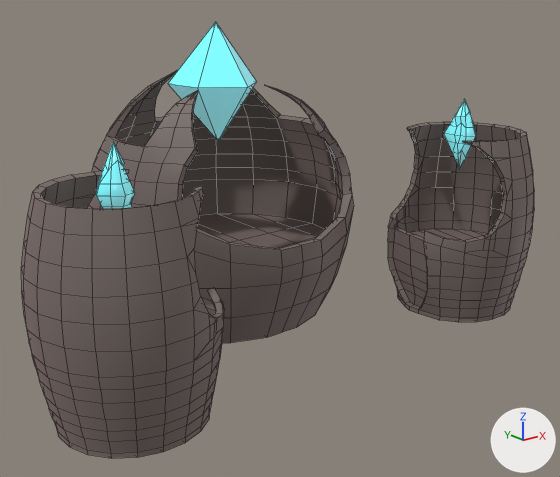
The FBX model Assets/!Assets/EnemyAnims/LobberAnims/KF_Anim_Lobber_Slam.fbx, before and after one commit.
The view is the same before and after, from a camera (50 mm lens) standing at (-22.1, -30.7, 16.2) and looking at (0.3, -2.6, 5.0). The axes (+X, +Y, +Z) are drawn at lower right. The lights are the same throughout. Mesh edges are drawn as thin lines. Where no turn or scale is listed for an object, it has been applied to the vertices.

Names of what the first picture shows: 'Body', 'CrystalArm_L', 'CrystalArm_R', 'CrystalHead', 'Leftarm', 'RightArm'.
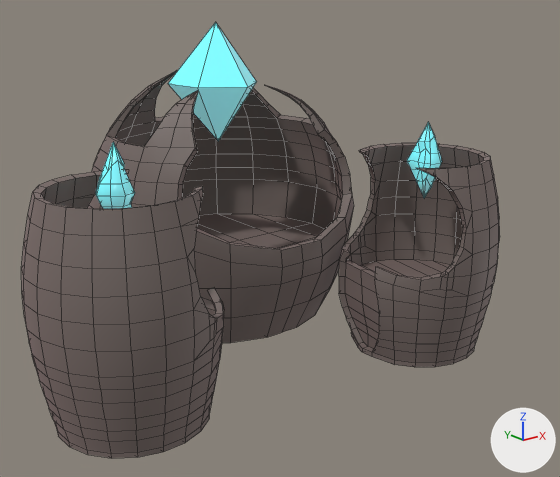
What differs and where, as boxes [x1, y1, x2, y2] in the pictures (560 x 477 px):
'RightArm', moved
    before: [388, 122, 534, 322]
    after: [339, 143, 500, 367]
'CrystalArm_R', moved
    before: [444, 99, 476, 169]
    after: [407, 122, 442, 198]

The change, as a diff of the scene's bpy script:
```diff
--- a/Assets/!Assets/EnemyAnims/LobberAnims/KF_Anim_Lobber_Slam.fbx.py
+++ b/Assets/!Assets/EnemyAnims/LobberAnims/KF_Anim_Lobber_Slam.fbx.py
@@ ob_crystalarm_r @@
 ob_crystalarm_r = bpy.data.objects.new('CrystalArm_R', me_mesh_005)
-ob_crystalarm_r.location = (1.81, 1.61, 7.84)
+ob_crystalarm_r.location = (-2.56, 0.11, 7.27)
@@ ob_rightarm @@
 ob_rightarm = bpy.data.objects.new('RightArm', me_mesh_004)
-ob_rightarm.location = (1.58, 1.61, 7.67)
+ob_rightarm.location = (-3.34, 0.08, 7.31)
```
